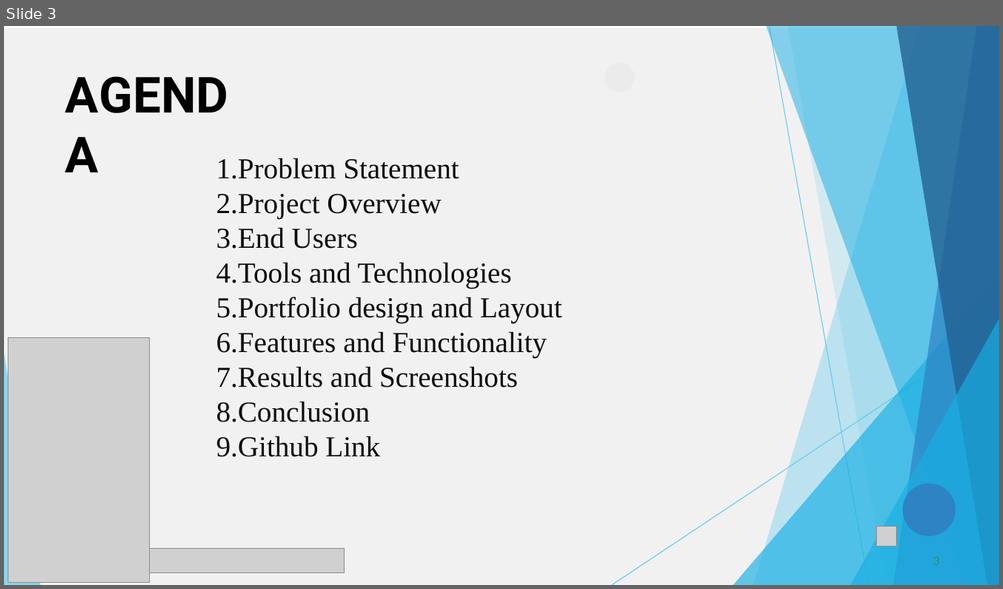
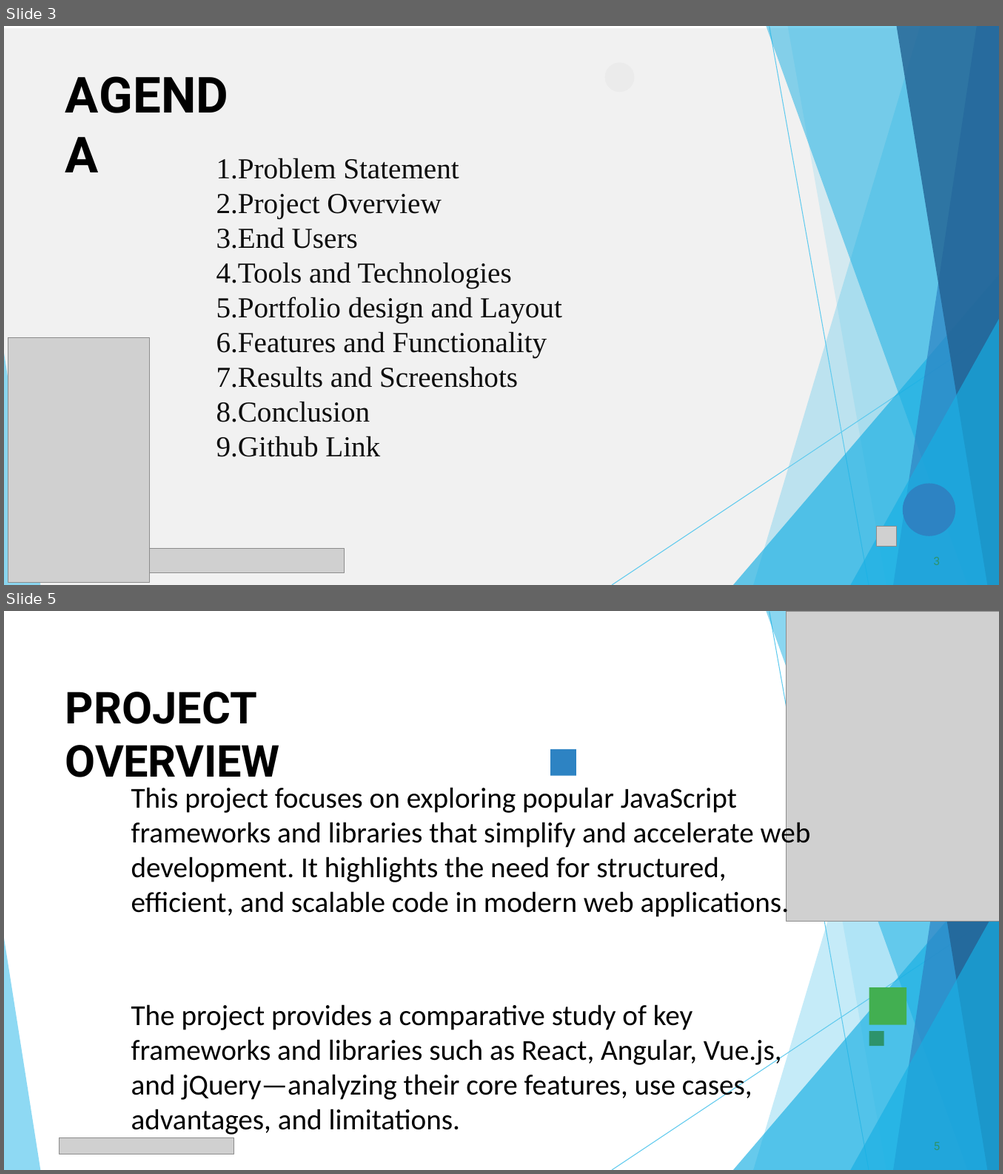
Before and after one commit to prabhakaran8518-ops/Priya-.p, a slide deck: PPT FWD TNSDC 2025 (1).pptx. Shown one above the other, each under a label of ours: slide 3 before the commit, slides 3 and 5 after it; the slides between them are not shown. The pictures are 1003x589 and 1003x1174 pixels, drawn with LibreOffice and Linux fonts; fonts in the diff are those of the drawing; grey boxes stand for pictures. Boxes give left, top, right and bottom in pixels: in the first picture for what was removed or moved away, otherwise in the second. Text is boxed around its words. In the diff, an @@ line names an element or a change of style, - is before the commit and + after.

```diff
--- a/PPT FWD TNSDC 2025 (1).pptx
+++ b/PPT FWD TNSDC 2025 (1).pptx
@@ slide 5 added at [4,611,999,1170], background #FFFFFF @@
@@ freeform shape added at [753,611,999,1170], fill #5FCAEE at 36% opacity @@
@@ freeform shape added at [765,611,999,1170], fill #17AFE3 at 50% opacity @@
@@ freeform shape added at [769,612,869,1170], outline #5FCAEE 0.75 pt @@
@@ picture added at [786,611,999,922] @@
@@ freeform shape added at [788,611,999,1170], fill #5FCAEE at 20% opacity @@
@@ freeform shape added at [893,611,999,1170], fill #2D83C3 at 70% opacity @@
@@ freeform shape added at [896,611,999,1170], fill #226192 at 80% opacity @@
@@ title added at [65,692,280,777], 42.5 pt, text #000000, bold @@
+PROJECT OVERVIEW
@@ freeform shape added at [550,749,575,775], fill #2D83C3 @@
@@ text added at [131,787,811,920], 28 pt, text #000000 @@
+This project focuses on exploring popular JavaScript frameworks and libraries that simplify and accelerate web development. It highlights the need for structured, efficient, and scalable code in modern web applications.
@@ freeform shape added at [733,860,999,1170], fill #17AFE3 at 66% opacity @@
@@ freeform shape added at [612,912,999,1170], outline #5FCAEE 0.75 pt @@
@@ freeform shape added at [850,904,999,1170], fill #17AFE3 at 66% opacity @@
@@ freeform shape added at [4,939,40,1170], fill #5FCAEE at 70% opacity @@
@@ freeform shape added at [869,988,906,1025], fill #42AF51 @@
@@ text added at [131,1005,782,1135], 28 pt, text #000000 @@
+The project provides a comparative study of key frameworks and libraries such as React, Angular, Vue.js, and jQuery—analyzing their core features, use cases, advantages, and limitations.
@@ freeform shape added at [869,1032,884,1047], fill #2D936B @@
@@ picture added at [60,1139,234,1155] @@
@@ page number added at [933,1142,940,1150], 11 pt, text #2D936B @@
+5
```
Also in this commit, not shown: 8 slides changed, 1 other slide added, 2 slides removed.
